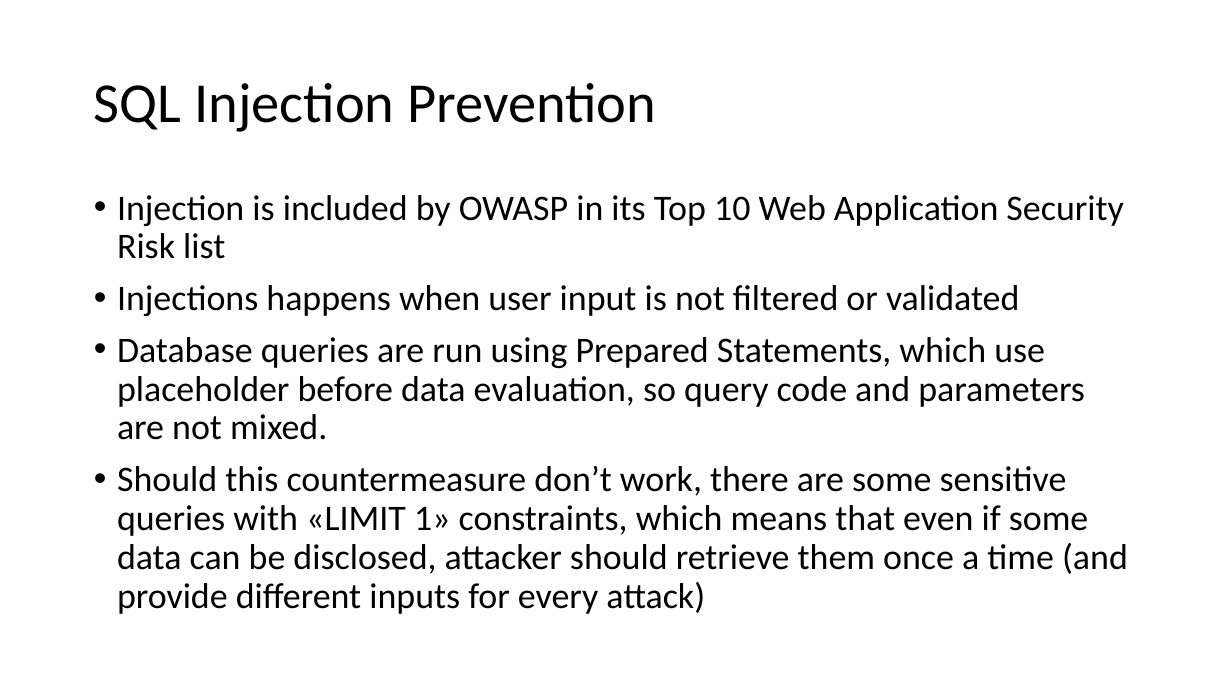
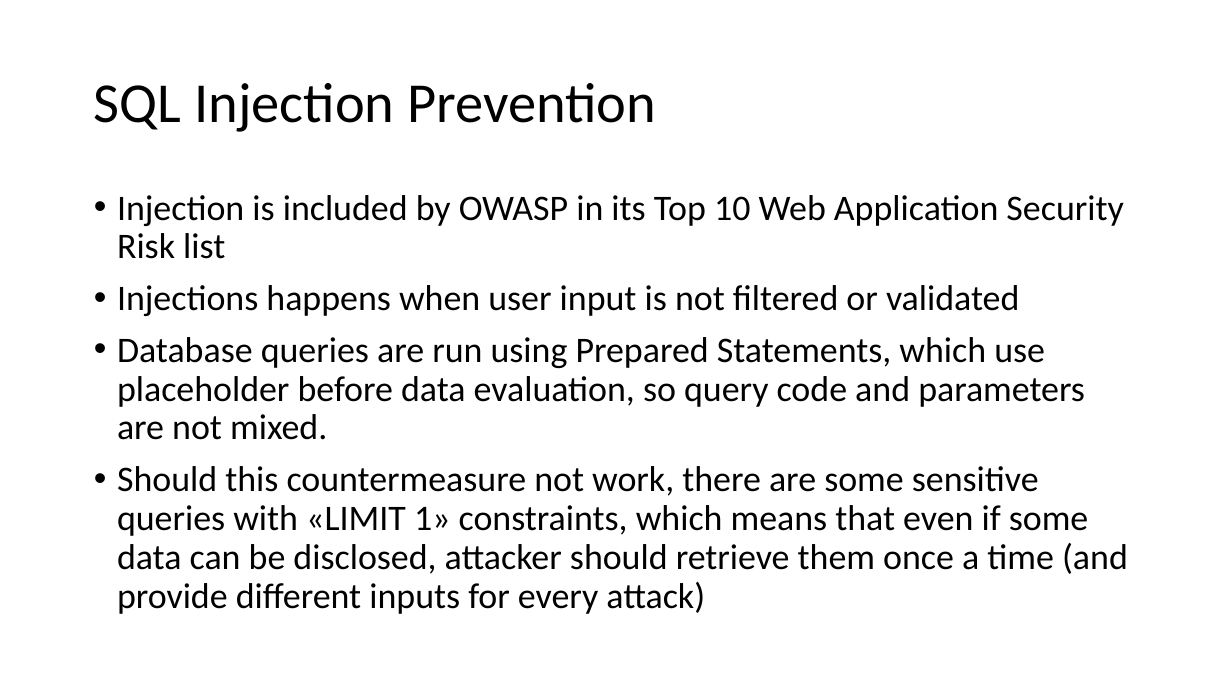
Before and after one commit to fparricelli/Encrypted-data-exchange-between-two-Arduino-boards-using-Symmetric-Encryption, a slide deck: slide 4 of Documentazione e cose così/Slide_concettuali_Luca.pptx. Drawn at 1232x693 pixels with LibreOffice and Linux fonts; fonts in the diff are those of the drawing. Boxes give left, top, right and bottom in pixels: in the first picture for what was removed or moved away, otherwise in the second. Text is boxed around its words. In the diff, an @@ line names an element or a change of style, - is before the commit and + after.

```diff
--- a/Documentazione e cose così/Slide_concettuali_Luca.pptx
+++ b/Documentazione e cose così/Slide_concettuali_Luca.pptx
@@ text at box(117, 466, 1128, 614): text changed @@
-• Should this countermeasure don’t work, there are some sensitive queries with «LIMIT 1» constraints, which means that even if some data can be disclosed, attacker should retrieve them once a time (and provide different inputs for every attack)
+• Should this countermeasure not work, there are some sensitive queries with «LIMIT 1» constraints, which means that even if some data can be disclosed, attacker should retrieve them once a time (and provide different inputs for every attack)
```
Also in this commit, not shown: 3 other slides changed, 5 other files.
